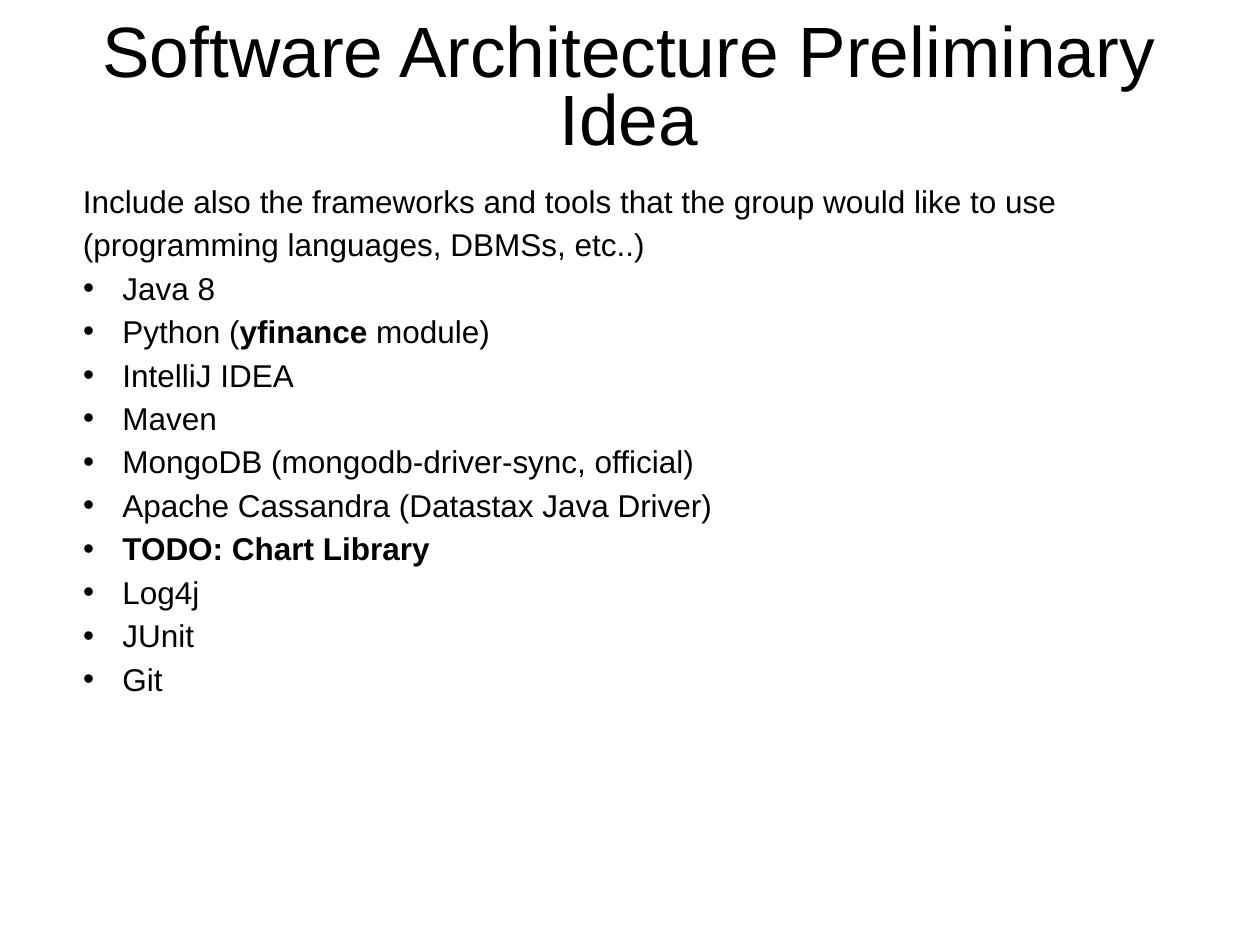
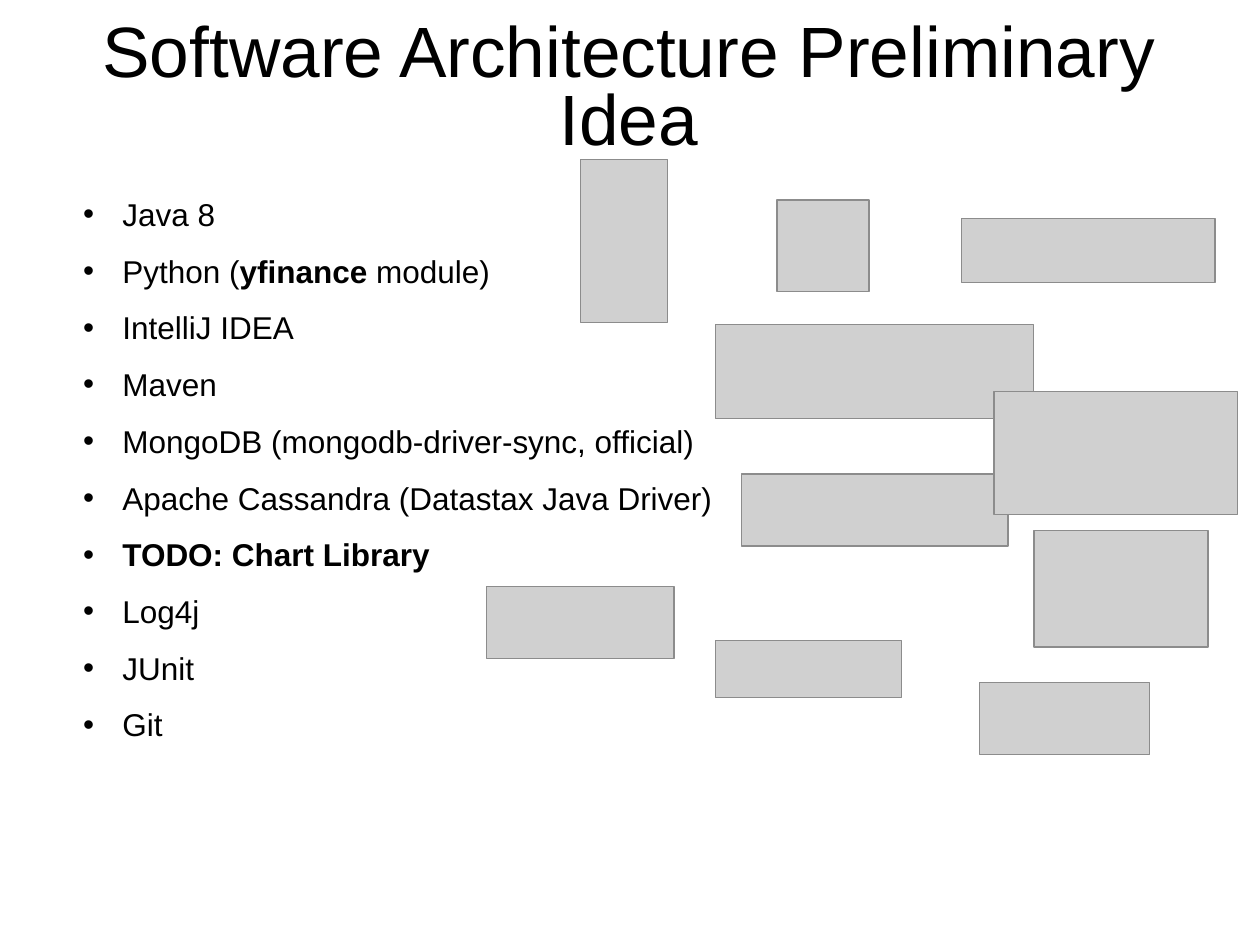
Before and after one commit to rambodrahmani/stocksim, a slide deck: slide 8 of documentation/stocksim_preliminary_presentation.pptx. Drawn at 1260x945 pixels with LibreOffice and Linux fonts; fonts in the diff are those of the drawing; grey boxes stand for pictures; background and template pictures are left out. Boxes give left, top, right and bottom in pixels: in the first picture for what was removed or moved away, otherwise in the second. Text is boxed around its words. In the diff, an @@ line names an element or a change of style, - is before the commit and + after.

Commit message:
Add logos to last slide of pptx

```diff
--- a/documentation/stocksim_preliminary_presentation.pptx
+++ b/documentation/stocksim_preliminary_presentation.pptx
@@ text "Java 8" at [122,204,712,737]: line spacing 1.15 to 1.5 @@
@@ picture added at [581,159,668,321] @@
@@ text at [83,190,1056,262]: paragraph removed @@
-Include also the frameworks and tools that the group would like to use (programming languages, DBMSs, etc..)
@@ picture added at [777,200,869,292] @@
@@ picture added at [961,218,1215,282] @@
@@ picture added at [716,325,1034,420] @@
@@ picture added at [994,392,1237,515] @@
@@ picture added at [741,474,1008,546] @@
@@ picture added at [1034,530,1208,648] @@
@@ picture added at [486,587,674,659] @@
@@ picture added at [716,640,902,697] @@
@@ picture added at [979,683,1149,755] @@
```
